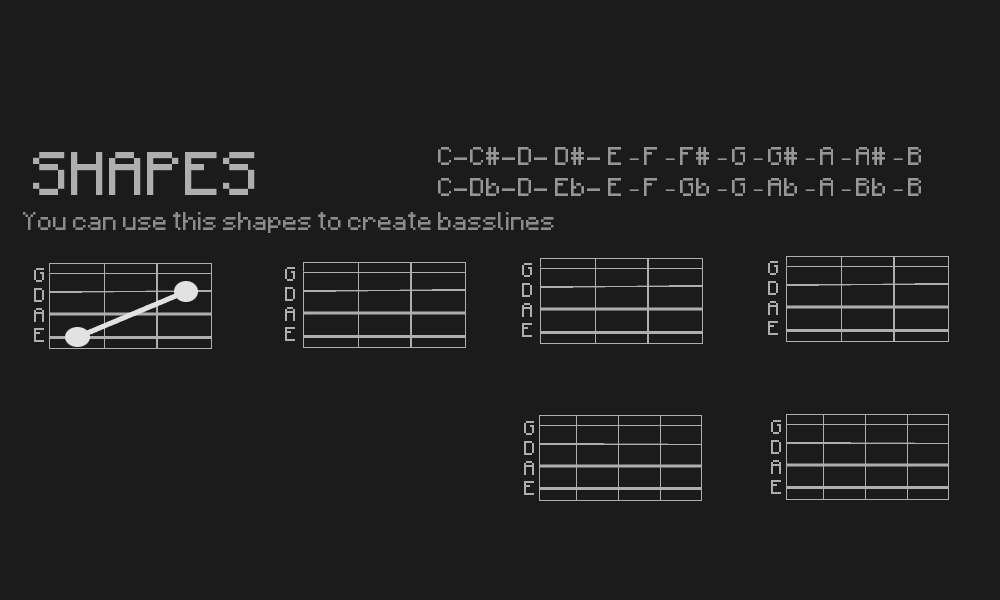
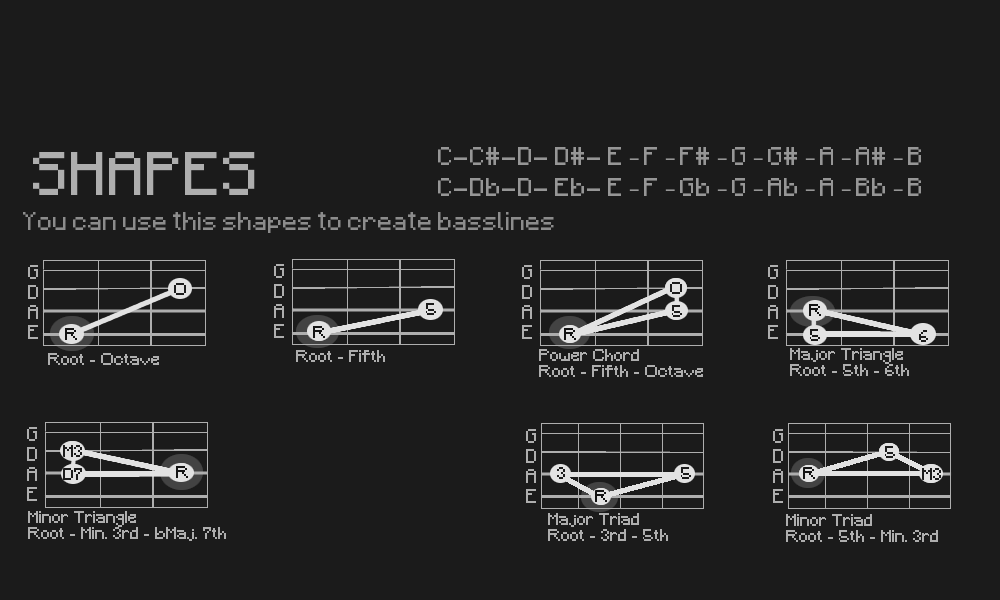
Before/after of a 1000×600 layered artwork. What changed in the layer stack:
added layer "Minor Triangle ..." above "Minor Triad ..." over left=28, top=511, right=226, bottom=541
added layer "Minor Triad ..." above "Major Triad ..." over left=786, top=514, right=938, bottom=542
added layer "Major Triad ..." above "Major Triangle ..." over left=548, top=513, right=668, bottom=541
added layer "Major Triangle ..." above "Power Chord ..." over left=790, top=348, right=909, bottom=376
added layer "Power Chord ..." above "Root - Fifth" over left=539, top=349, right=703, bottom=377
added layer "Root - Fifth" above "Root - Octave" over left=296, top=350, right=385, bottom=362
added layer "Root - Octave" above "G ..." over left=48, top=353, right=159, bottom=365
renamed "G ... #1" to "G ...", painted on it over left=27, top=256, right=952, bottom=509
painted on "background_clear.png" over left=37, top=291, right=835, bottom=512
